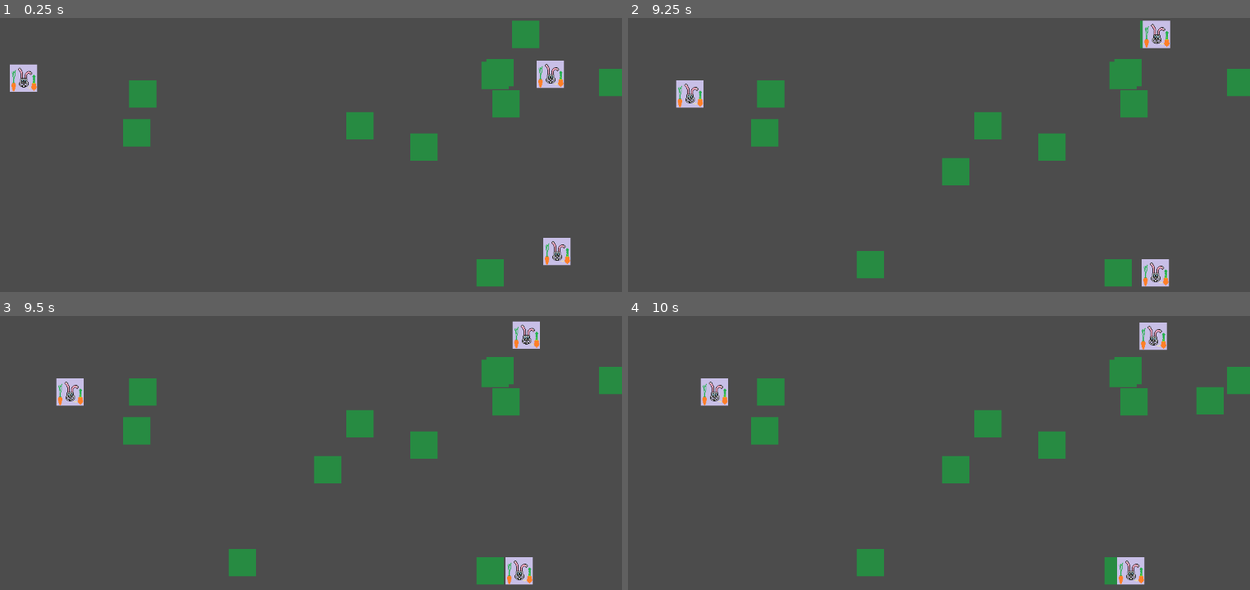
Above: before the commit, frames 1-4 (two rows, left to right).
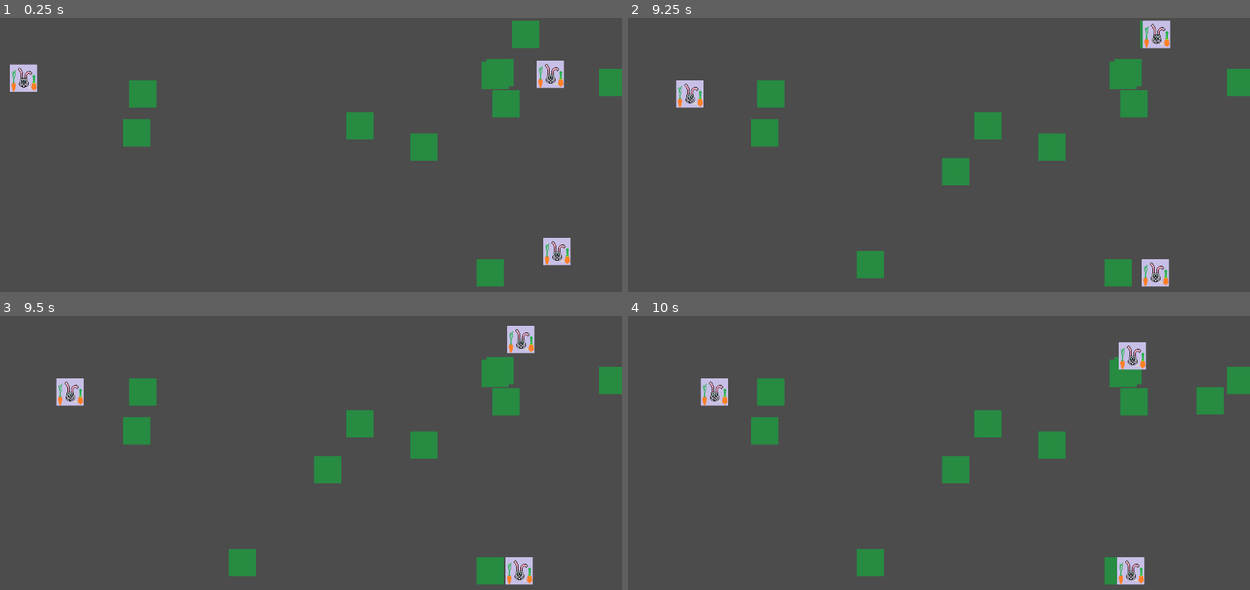
Above: after the commit, the same moments.

Repository: Unrimah/petri_cup
Game: Godot game, scene res://Node2D.tscn
Same seed, same stepped clock (60 frames per second), same inputs: the game is played once before the commit and once after it.
Inputs:
- Up to frame 1 (0.25 s): no input
- Up to frame 2 (9.25 s): no input
- Up to frame 3 (9.5 s): no input
- Up to frame 4 (10 s): no input

Frames 1-2 are identical in both runs. In frame 3, 0.5% of the frame differs, in the area x 81-87%, y 1-14%; in frame 4, 0.9%, in the area x 78-87%, y 2-20%.

Commit message:
Change in select_action, rabbit_die(pass(in developing)).

Diff:
--- a/RabbitBody2D.gd
+++ b/RabbitBody2D.gd
@@ -1,6 +1,6 @@
 extends RigidBody2D
 
-const MAX_HEALTH = 100
+const MAX_HEALTH = 1000
 const SEARCH_RANGE = 500
 const EATING_DISTANCE = 5
 
@@ -31,15 +31,12 @@
 			rabbit_to_grass()
 
 func select_action():
-	while self.health <= 100 and self.health > 0.1:
-		self.health -= 0.1
-		if self.health < (MAX_HEALTH / 2):
+	self.health -= 1
+	if self.health >= (MAX_HEALTH / 2):
+			return ACT.WALK
+	if self.health < (MAX_HEALTH / 2) and self.health > 1:
 			return ACT.TO_GRASS
-		elif self.health >= (MAX_HEALTH / 2):
-			return ACT.WALK
-		else:
-			return ACT.DIE
-
+	return ACT.DIE
 
 
 func rabbit_to_grass():
@@ -74,10 +71,10 @@
 
 func rabbit_eat(food):
 	food.free()
-	self.health += 10
+	self.health += 50
 
 func set_place(x, y):
 	self.position = Vector2(x, y)
 
 func rabbit_die():
-	self.free()
+	pass
--- a/RabbitBody2D.tscn
+++ b/RabbitBody2D.tscn
@@ -1,7 +1,8 @@
-[gd_scene load_steps=4 format=2]
+[gd_scene load_steps=5 format=2]
 
 [ext_resource path="res://RabbitBody2D.gd" type="Script" id=1]
 [ext_resource path="res://rabbit_skin2.bmp" type="Texture" id=2]
+[ext_resource path="res://rabbit_skin.png" type="Texture" id=3]
 
 [sub_resource type="RectangleShape2D" id=1]
 extents = Vector2( 25, 25 )
@@ -16,3 +17,7 @@
 [node name="CollisionShape2D" type="CollisionShape2D" parent="."]
 shape = SubResource( 1 )
 one_way_collision_margin = 0.0
+
+[node name="Sprite" type="Sprite" parent="."]
+show_behind_parent = true
+texture = ExtResource( 3 )
